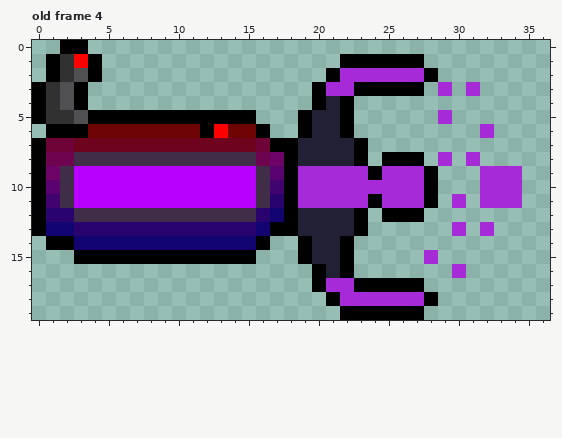
Edited in one commit: pixel-art file (Projetasso/Code Wars 2 - The Offline Server/new_sprites._/em_construçao/armas/laser_arm..aseprite). Above: the version before the commit.
37x20 pixels, 22 frames. Colours within 5 levels of each other are drawn and written as one. Shown: old frame 4. The commit also changed other frames, which this record leaves out.
And afterwards:
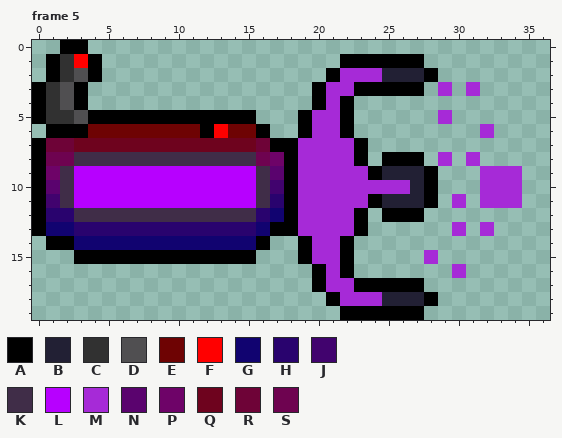
Palette (. is transparent): A #000000  B #222034  C #313131  D #504f51  E #6e0303  F #ff0000  G #110370  H #29036e  J #41036e  K #402d48  L #b700ff  M #a62ad7  N #5a036e  P #6e0368  Q #6e031e  R #6e0337  S #6e0350
A new or re-ordered frame is compared with the old frame closest to it.
Change:
frames 22 -> 23
Frame 5 is new; against old frame 4:
y 2: x 25..27 MMM -> BBB
y 4: x 21 B -> M
y 5..6: x 20..21 BB -> MM
y 7..8: x 19..22 BBBB -> MMMM
y 9: x 25..27 MMM -> BBB
y 10: x 27 M -> B
y 11: x 25..27 MMM -> BBB
y 12..13: x 19..22 BBBB -> MMMM
y 14..15: x 20..21 BB -> MM
y 16: x 21 B -> M
y 18: x 25..27 MMM -> BBB
Changed places in both pictures, as pixel boxes (x1, y1, x2, y2):
changed: (298, 68, 424, 306)
